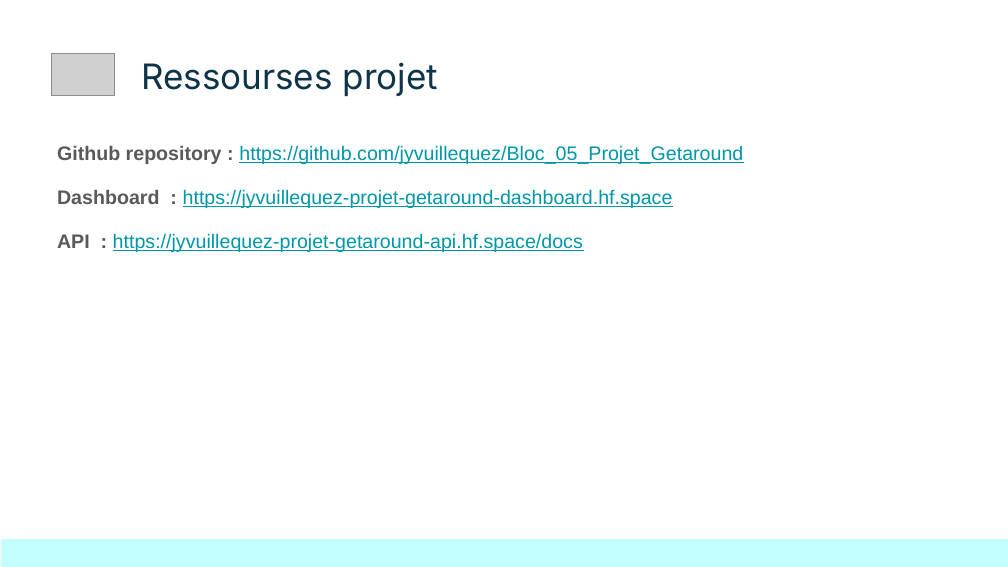
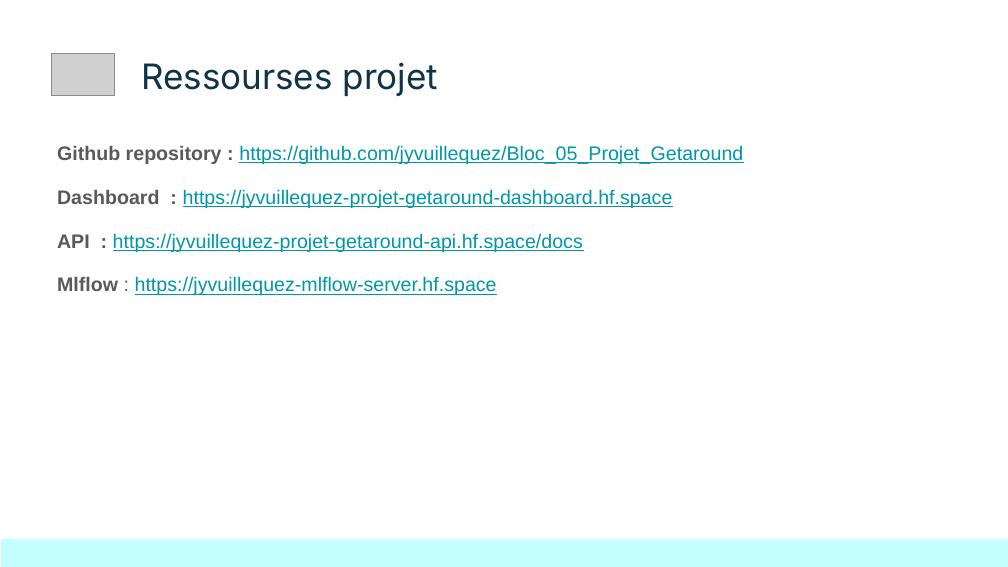
Before and after one commit to jyvuillequez/Bloc_05_Projet_Getaround, a slide deck: slide 2 of présentation/Bloc_05_Projet_Getaround.pptx. Drawn at 1008x567 pixels with LibreOffice and Linux fonts; fonts in the diff are those of the drawing; grey boxes stand for pictures. Boxes give left, top, right and bottom in pixels: in the first picture for what was removed or moved away, otherwise in the second. Text is boxed around its words. In the diff, an @@ line names an element or a change of style, - is before the commit and + after.

```diff
--- a/présentation/Bloc_05_Projet_Getaround.pptx
+++ b/présentation/Bloc_05_Projet_Getaround.pptx
@@ text at <box>57,276,497,295</box>: paragraph added @@
+Mlflow : https://jyvuillequez-mlflow-server.hf.space
```
Also in this commit, not shown: 3 other slides changed, 4 slides added, 1 slide removed, 6 other files.
